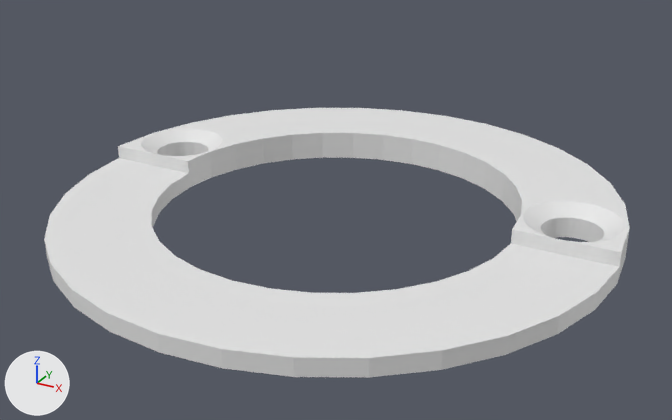
What one commit did to the Blender file sling/staticport/staticport_shield.blend.
Rendered twice from a 50 mm lens placed at (29.4, -53.5, 27.6), pointed at (0.6, -1.0, 1.3). Arrows for +X, +Y and +Z are at lower left; the lights stay in place.
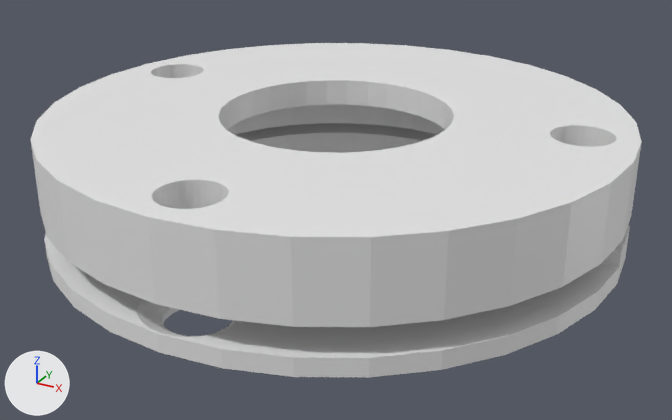
ob_cylinder_002 is not drawn itself; it is used by a modifier of ob_cylinder.

Pixel boxes [x1, y1, x2, y2] of what changed, in the pictures (672 x 420 px):
'Cylinder.003', added
    after: [30, 43, 642, 327]
'Cylinder', modifiers changed
    before: [44, 108, 630, 378]
    after: [44, 123, 630, 378]

The edits, one by one:
Mesh me_cylinder_004 is new.
It is a 32-sided cylinder along z spanning x -1.0..1.0, y -1.0..1.0, z -2.0..0.0.
Mesh me_cylinder_003 is new.
It is a 32-sided cylinder along z spanning x -1.0..1.0, y -1.0..1.0, z 0.0..4.62.
Object 'Cylinder.002' (ob_cylinder_002) gains a ARRAY modifier named 'Array'.
Modifier setting: use_constant_offset = True.
Modifier setting: constant_offset_displace = (9.49, -11.63, -0.21).
Modifier setting: use_relative_offset = False.
Modifier setting: relative_offset_displace = (0.9, -1.8, 0.0).
Object 'Cylinder.003' (ob_cylinder_003) is new; it shows me_cylinder_003.
Its location is (0.0, 0.0, 3.03).
Its scale is (20.0, 20.0, 1.1).
It gains a BOOLEAN modifier named 'Boolean'.
Modifier setting: object = ob_cylinder_004.
It gains a BOOLEAN modifier named 'Boolean.002'.
Modifier setting: object = ob_cylinder_002.
It gains a BOOLEAN modifier named 'Boolean.003'.
Modifier setting: object = ob_cylinder_006.
Object 'Cylinder.004' (ob_cylinder_004) is new; it shows me_cylinder_004.
Its location is (0.0, 0.0, 6.205).
Its scale is (13.0, 13.0, 5.0).
It is now shown.
Object 'Cylinder.006' (ob_cylinder_006) is new; it shows a copy of me_cylinder_004.
Its location is (0.0, 0.0, 9.799).
Its scale is (8.0, 8.0, 5.0).
It is now shown.
